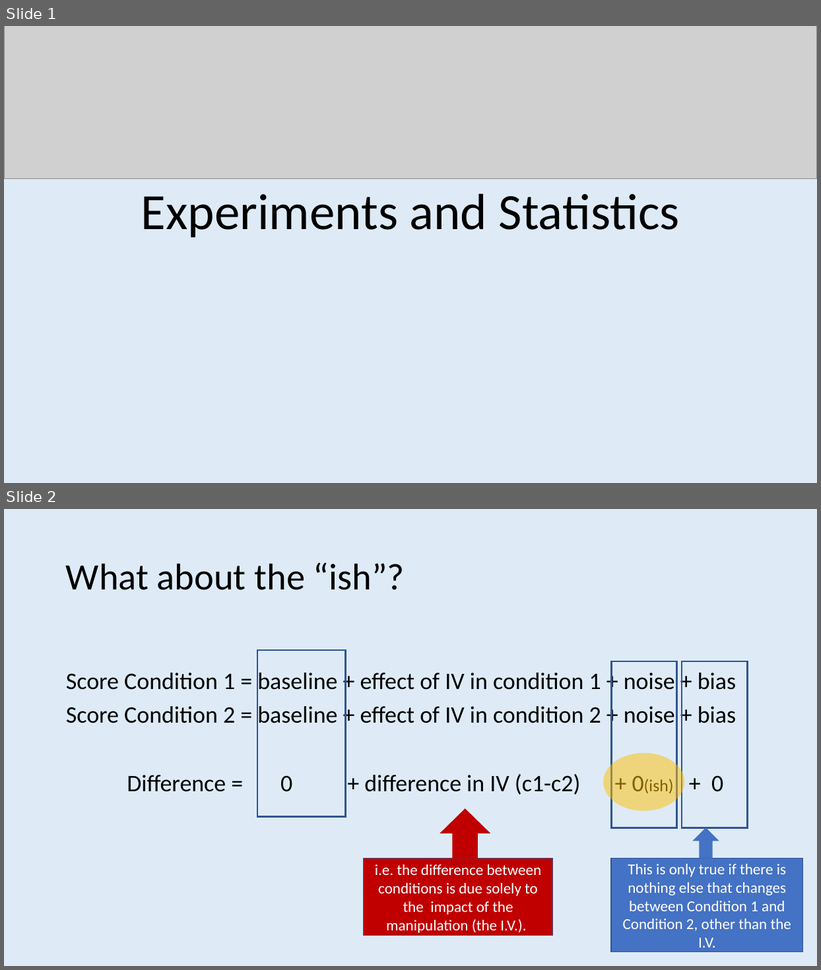
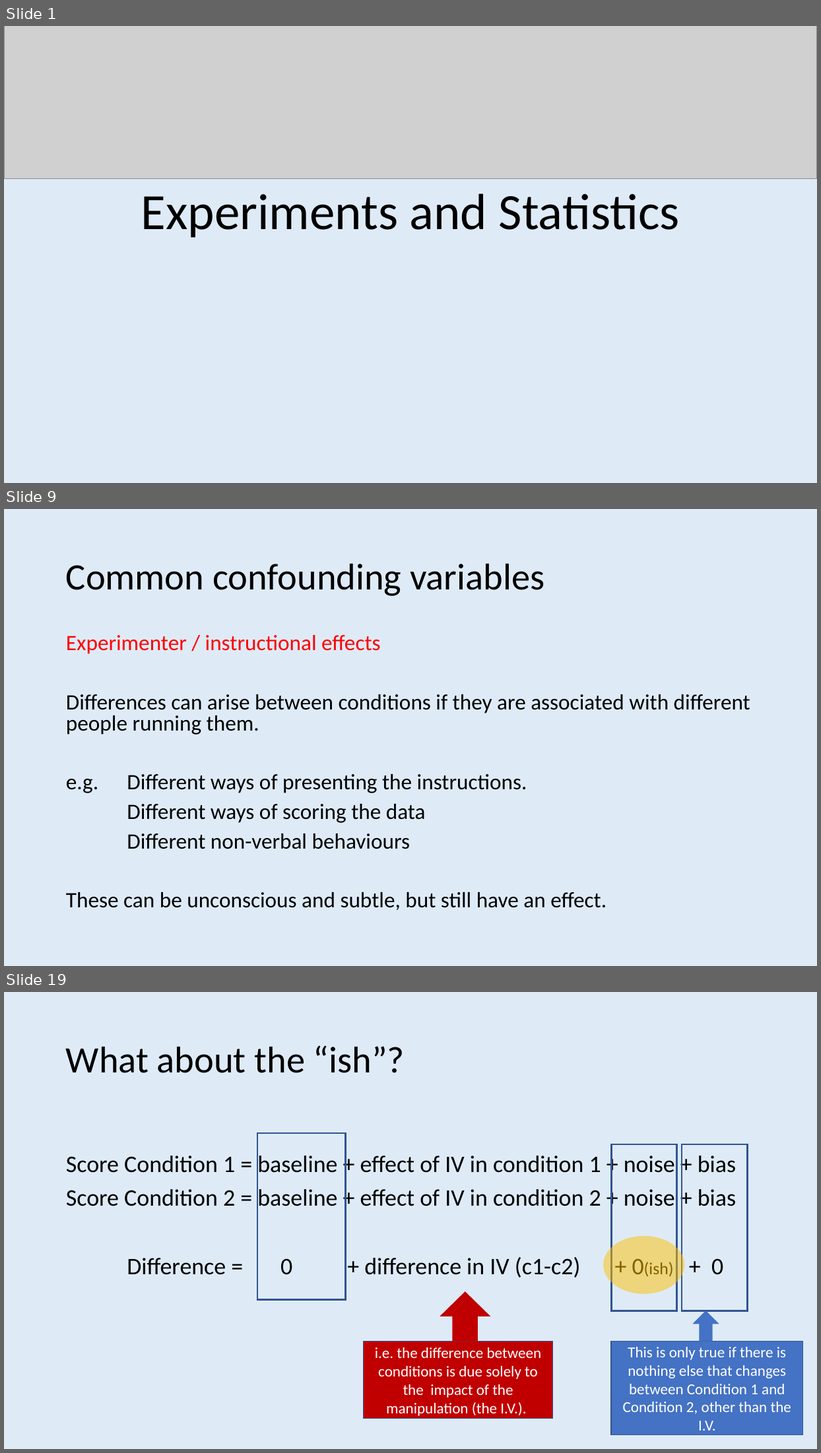
Before and after one commit to ajwills72/rmhealth-found, a slide deck: docs/lecture_4.pptx. Shown one above the other, each under a label of ours: slides 1 and 2 before the commit, slides 1, 9 and 19 after it; the slides between them are not shown. The pictures are 821x970 and 821x1453 pixels, drawn with LibreOffice and Linux fonts; fonts in the diff are those of the drawing; grey boxes stand for pictures. Boxes give left, top, right and bottom in pixels: in the first picture for what was removed or moved away, otherwise in the second. Text is boxed around its words. In the diff, an @@ line names an element or a change of style, - is before the commit and + after.

```diff
--- a/docs/lecture_4.pptx
+++ b/docs/lecture_4.pptx
@@ slide 9 added at <box>4,509,817,966</box>, background #DEEBF7 @@
@@ title added at <box>66,563,545,596</box>, 44 pt, text #000000 @@
+Common confounding variables
@@ text added at <box>66,635,750,910</box>, 25.9 pt, text #000000 @@
+Experimenter / instructional effects
+Differences can arise between conditions if they are associated with different people running them.
+e.g. Different ways of presenting the instructions.
+Different ways of scoring the data
+Different non-verbal behaviours
+These can be unconscious and subtle, but still have an effect.
@@ what was slide 2 is now slide 19 @@
```
Also in this commit, not shown: 17 other slides added, 9 slides removed.
